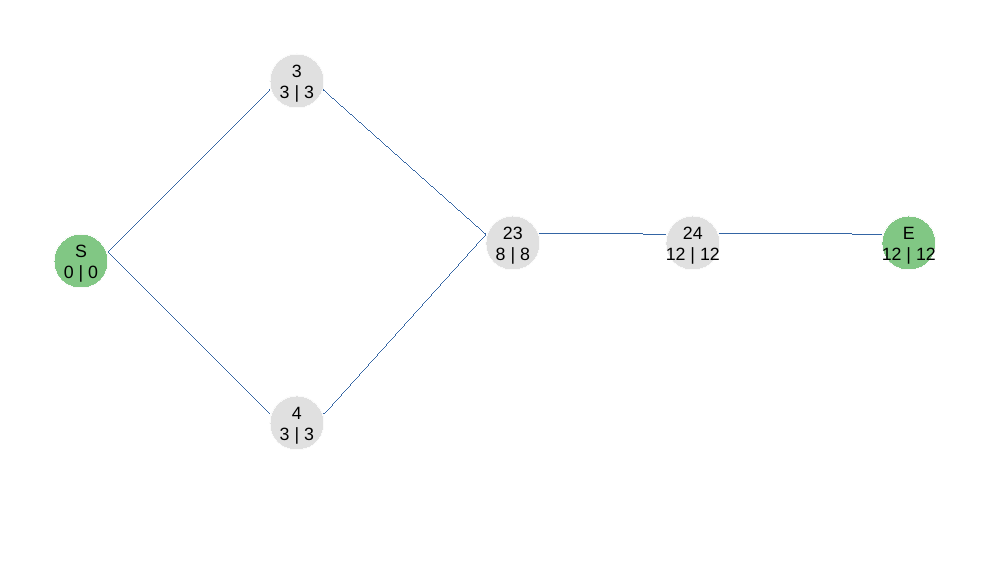
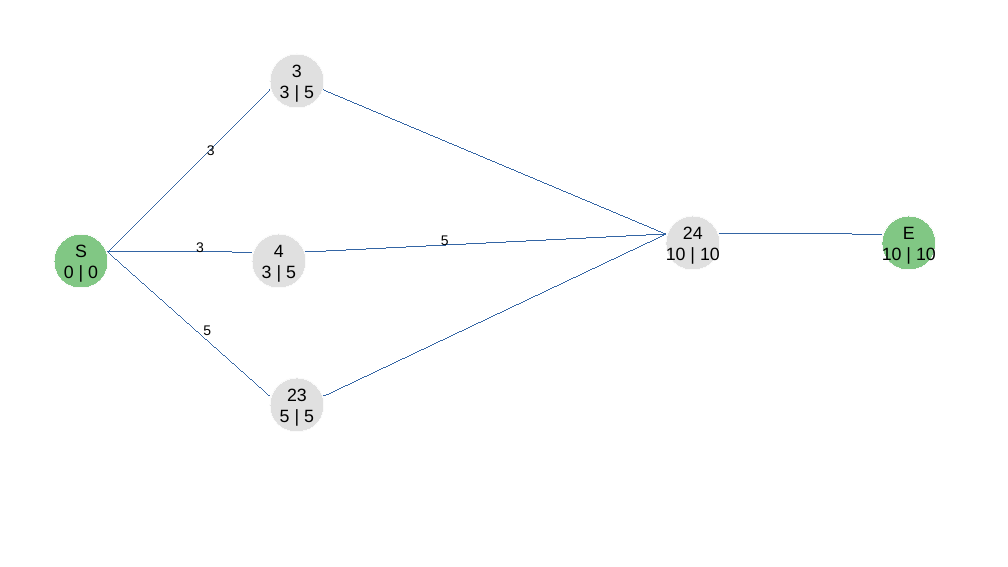
Before and after one commit to Meplos/cdp-td, a slide deck: slide 3 of PERT.odp. Drawn at 1008x567 pixels with LibreOffice and Linux fonts; fonts in the diff are those of the drawing. Boxes give left, top, right and bottom in pixels: in the first picture for what was removed or moved away, otherwise in the second. Text is boxed around its words. In the diff, an @@ line names an element or a change of style, - is before the commit and + after.

```diff
--- a/PERT.odp
+++ b/PERT.odp
@@ text in ellipse at (x1=280, y1=85, x2=314, y2=98): text changed @@
-3 | 3
+3 | 5
@@ line moved from (324, 90) - (486, 234) to (324, 90) - (666, 234) @@
@@ text added at (x1=207, y1=145, x2=215, y2=155), 11 pt, text #000000 @@
+3
@@ ellipse "4" moved from (x1=270, y1=396, x2=324, y2=450) to (x1=252, y1=234, x2=306, y2=288) @@
@@ line moved from (541, 234) - (666, 234) to (306, 252) - (666, 234) @@
@@ line moved from (324, 414) - (486, 234) to (324, 396) - (666, 234) @@
@@ text added at (x1=441, y1=235, x2=449, y2=246), 11 pt, text #000000 @@
+5
@@ ellipse removed at (x1=486, y1=216, x2=540, y2=270) @@
-23
-8 | 8
@@ line moved from (108, 252) - (270, 414) to (108, 252) - (270, 396) @@
@@ line added from (108, 252) to (252, 252), #3465A4 0 pt @@
@@ text added at (x1=196, y1=242, x2=204, y2=252), 11 pt, text #000000 @@
+3
@@ text in ellipse at (x1=262, y1=265, x2=296, y2=278): text changed @@
-3 | 3
+3 | 5
@@ text in ellipse at (x1=666, y1=247, x2=720, y2=260): text changed @@
-12 | 12
+10 | 10
@@ text in ellipse at (x1=882, y1=247, x2=936, y2=265): text changed @@
-12 | 12
+10 | 10
@@ text added at (x1=203, y1=325, x2=211, y2=339), 11 pt, text #000000 @@
+5
@@ ellipse added at (x1=270, y1=378, x2=324, y2=432), fill #E0E0E0, outline #FAFAFA 0 pt, 14 pt, text #000000 @@
+23
+5 | 5
```
Also in this commit, not shown: 2 other slides changed.
